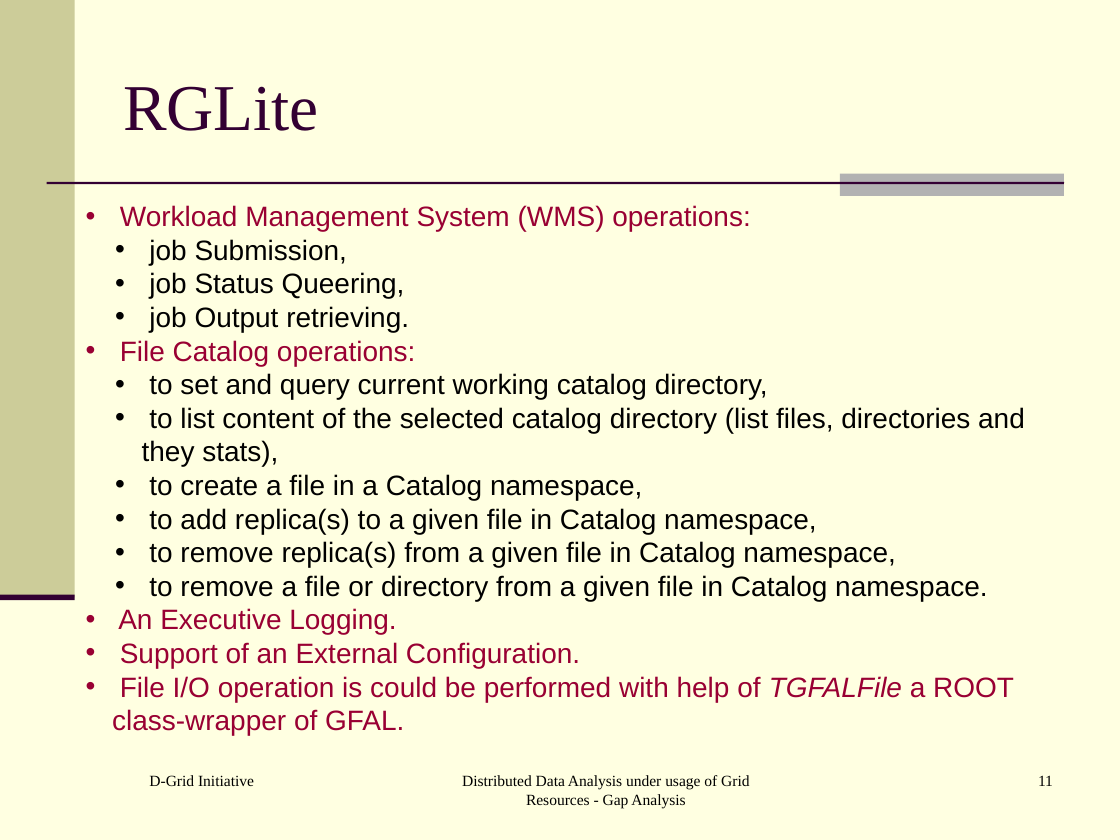
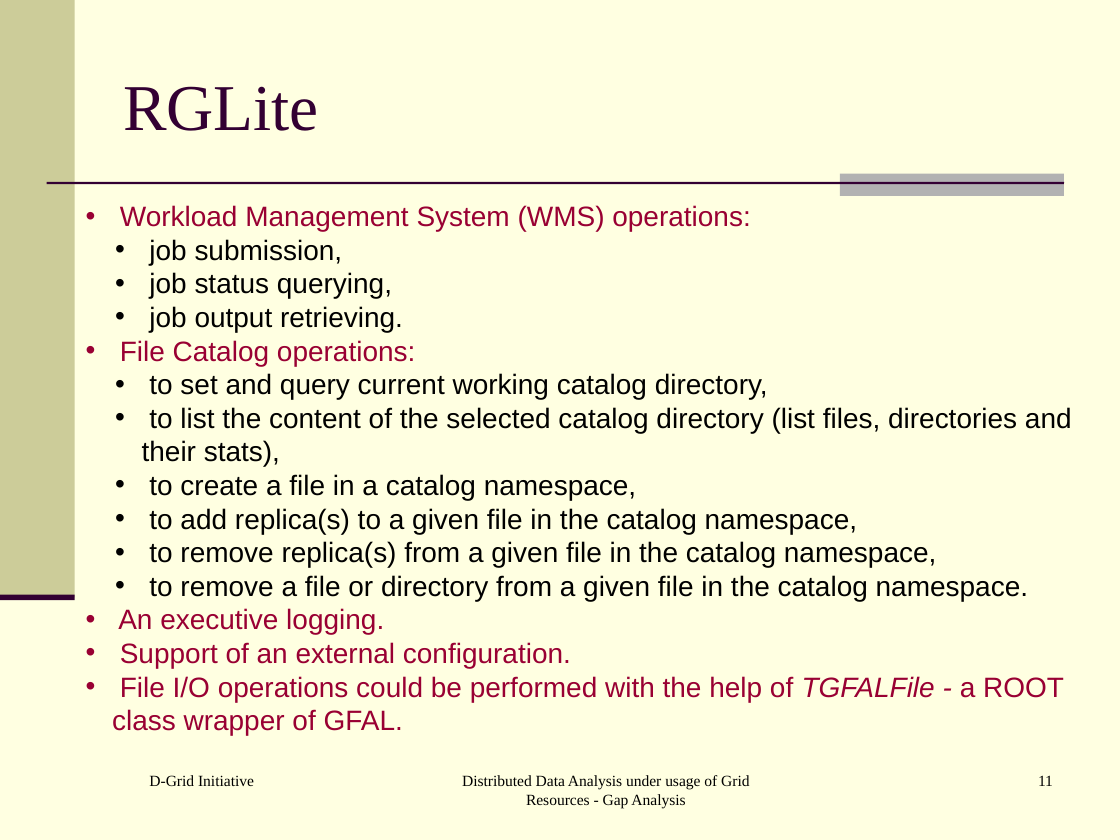
Before and after one commit to AnarManafov/PoDDocumentation, a slide deck: slide 11 of HEPCG-Workshops/2006-Nov/HEPCG-Workshops-2006-Nov.ppt. Drawn at 1120x840 pixels with LibreOffice and Linux fonts; fonts in the diff are those of the drawing. Boxes give left, top, right and bottom in pixels: in the first picture for what was removed or moved away, otherwise in the second. Text is boxed around its words. In the diff, an @@ line names an element or a change of style, - is before the commit and + after.

```diff
--- a/HEPCG-Workshops/2006-Nov/HEPCG-Workshops-2006-Nov.ppt
+++ b/HEPCG-Workshops/2006-Nov/HEPCG-Workshops-2006-Nov.ppt
@@ text at <box>149,239,403,332</box>: text changed @@
-  • job Submission,
-  • job Status Queering,
-  • job Output retrieving.
+  • job submission,
+  • job status querying,
+  • job output retrieving.
@@ text at <box>112,407,1072,735</box>: text changed @@
-  • to list content of the selected catalog directory (list files, directories and they stats),
-  • to create a file in a Catalog namespace,
-  • to add replica(s) to a given file in Catalog namespace,
-  • to remove replica(s) from a given file in Catalog namespace,
-  • to remove a file or directory from a given file in Catalog namespace.
-• An Executive Logging.
-• Support of an External Configuration.
-• File I/O operation is could be performed with help of TGFALFile a ROOT class-wrapper of GFAL.
+  • to list the content of the selected catalog directory (list files, directories and their stats),
+  • to create a file in a catalog namespace,
+  • to add replica(s) to a given file in the catalog namespace,
+  • to remove replica(s) from a given file in the catalog namespace,
+  • to remove a file or directory from a given file in the catalog namespace.
+• An executive logging.
+• Support of an external configuration.
+• File I/O operations could be performed with the help of TGFALFile - a ROOT class wrapper of GFAL.
```
Also in this commit, not shown: 7 other slides changed.
